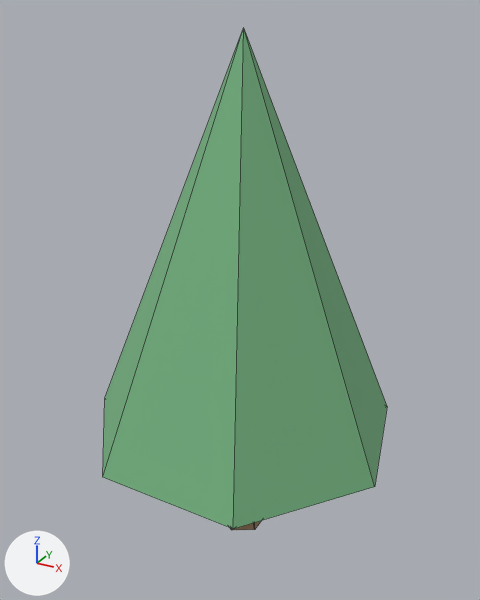
The glTF model assets/tree_cone.glb, before and after one commit.
Rendered twice from a camera (50 mm lens) standing at (0.885, -1.628, 1.646) and looking at (-0.019, 0.014, 0.824). The axes (+X, +Y, +Z) are drawn at lower left. The lights are the same throughout. The older version comes first. Mesh edges are drawn as thin lines. Vertices at exactly the same position are counted once.

The older version as bpy lines, for what is in view:
```python
me_cone = bpy.data.meshes.new('Cone')
me_cone.from_pydata(...)  # a 7-sided cone pointing to +z spanning x -0.487..0.487, y -0.45..0.5, z -0.6..0.6
me_cone.materials.append(mat_leaf2)  # green #76b381
me_cylinder_007 = bpy.data.meshes.new('Cylinder.007')
me_cylinder_007.from_pydata(...)  # a 6-sided cylinder along z spanning x -0.069..0.069, y -0.08..0.08, z -0.3..0.3
me_cylinder_007.materials.append(mat_trunk)  # brown #a08161
ob_cn = bpy.data.objects.new('cn', me_cone)
ob_cn.location = (0.0, 0.0, 1.0)
ob_tr = bpy.data.objects.new('tr', me_cylinder_007)
ob_tr.location = (0.0, 0.0, 0.3)
```
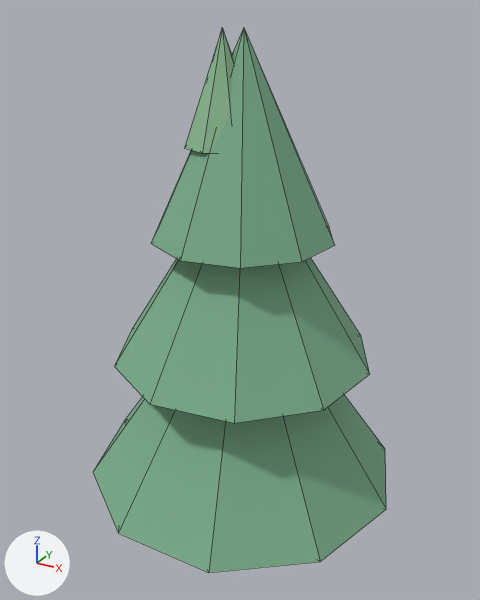
Changed parts and their boxes [x1, y1, x2, y2] in the pictures (480 x 600 px):
'cn', reshaped, moved (9% taller): before [103, 28, 387, 529]; after [93, 28, 386, 573]
'cn2', added: after [184, 28, 233, 153]
'tr', reshaped (not visible afterwards): before [230, 521, 261, 530]

Patch to the scene script:
```diff
--- a/assets/tree_cone.glb.py
+++ b/assets/tree_cone.glb.py
@@ mat_leafhi @@
+mat_leafhi = principled_material('leafhi')
+mat_leafhi.base_color = (0.27, 0.5, 0.29)  # greyish green #8ebc93
+mat_leafhi.roughness = 0.9
@@ me_cone @@
 # used by ob_cn; location = (0.0, 0.0, 1.0)
-me_cone.from_pydata(...)  # 8 vertices, 12 faces; spans x -0.487..0.487, y -0.45..0.5, z -0.6..0.6
+me_cone.from_pydata(...)  # 33 vertices, 54 faces; spans x -0.5..0.5, y -0.476..0.476, z 0.24..1.6
+# me_cone part 2: the whole mesh is rebuilt
 me_cone.materials.append(mat_leaf2)
@@ me_cylinder_007 @@
 # used by ob_tr; location = (0.0, 0.0, 0.3)
-me_cylinder_007.from_pydata(...)  # 12 vertices, 20 faces; spans x -0.069..0.069, y -0.08..0.08, z -0.3..0.3
+me_cylinder_007.from_pydata(...)  # 32 vertices, 56 faces; spans x -0.13..0.13, y -0.13..0.13, z 0.0..0.49
+# me_cylinder_007 part 1: the whole mesh is rebuilt
+# other edits to the shape of me_cylinder_007 do not show in these pictures
 me_cylinder_007.materials.append(mat_trunk)
@@ me_cn2 @@
+me_cn2.from_pydata(...)  # an 8-sided cone pointing to +z spanning x -0.24..0.16, y -0.24..0.16, z 0.5..0.8; an 8-sided cone pointing to +z spanning x -0.19..0.11, y -0.19..0.11, z 0.88..1.14; an 8-sided cone pointing to +z spanning x -0.15..0.07, y -0.15..0.07, z 1.3..1.6
+me_cn2.materials.append(mat_leafhi)  # greyish green #8ebc93
@@ ob_cn @@
 ob_cn = bpy.data.objects.new('cn', me_cone)
-ob_cn.location = (0.0, 0.0, 1.0)
+ob_cn.location = (0.0, 0.0, 0.0)
@@ ob_cn2 @@
+ob_cn2 = bpy.data.objects.new('cn2', me_cn2)
+ob_cn2.location = (0.0, 0.0, 0.0)
```
